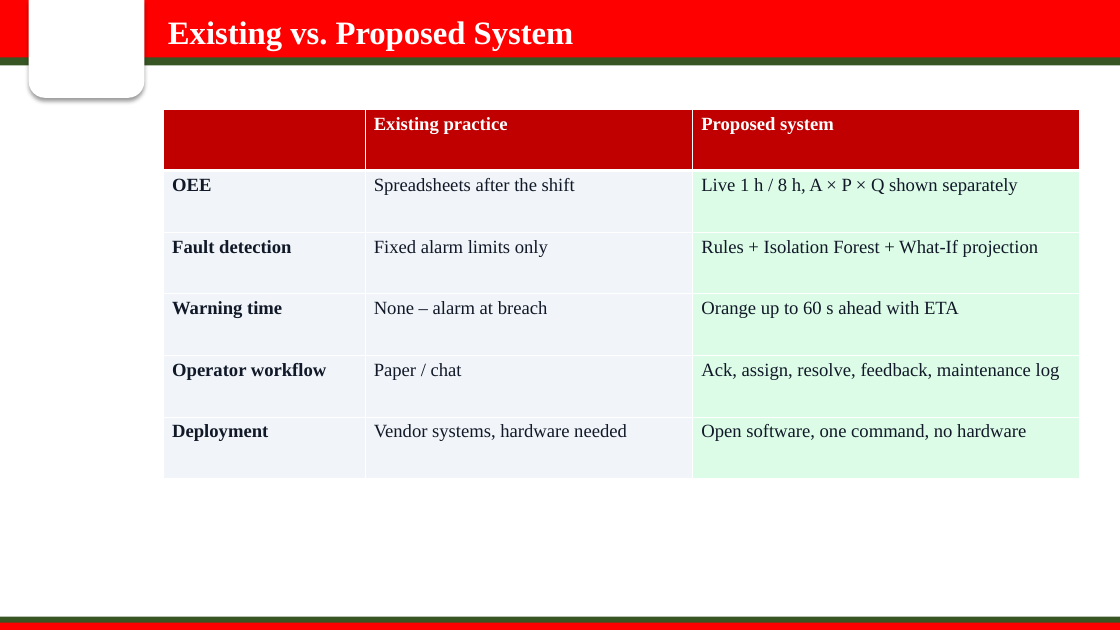
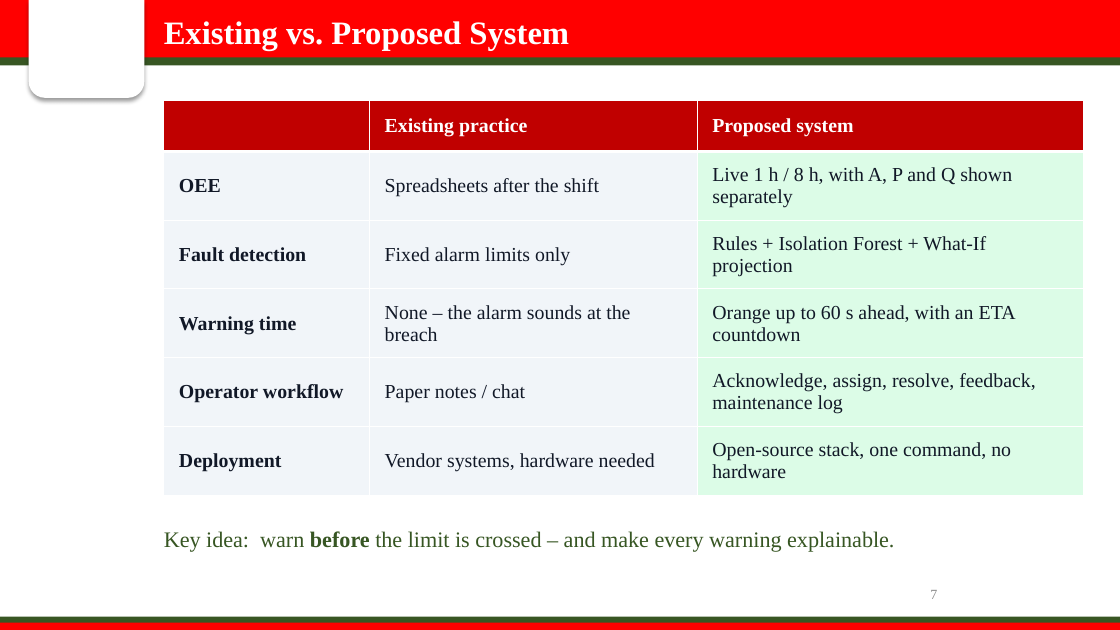
Before and after one commit to sanika-2811/oee-smart-factory, a slide deck: slide 7 of presentation/OEE_Smart_Factory_Presentation.pptx (slide 5 before the commit). Drawn at 1120x630 pixels with LibreOffice and Linux fonts; fonts in the diff are those of the drawing; background and template pictures are left out. Boxes give left, top, right and bottom in pixels: in the first picture for what was removed or moved away, otherwise in the second. Text is boxed around its words. In the diff, an @@ line names an element or a change of style, - is before the commit and + after.

```diff
--- a/presentation/OEE_Smart_Factory_Presentation.pptx
+++ b/presentation/OEE_Smart_Factory_Presentation.pptx
@@ text "Existing vs. Proposed System": place and size @@
-text "Existing vs. Proposed System" at (168,21,574,50)
+text "Existing vs. Proposed System" at (164,21,569,50)
@@ table at (164,101,1084,496) @@
-row 2, column 3: Live 1 h / 8 h, A × P × Q shown separately
+row 2, column 3: Live 1 h / 8 h, with A, P and Q shown separately
-row 4, column 2: None – alarm at breach
+row 4, column 2: None – the alarm sounds at the breach
-row 4, column 3: Orange up to 60 s ahead with ETA
+row 4, column 3: Orange up to 60 s ahead, with an ETA countdown
-row 5, column 2: Paper / chat
+row 5, column 2: Paper notes / chat
-row 5, column 3: Ack, assign, resolve, feedback, maintenance log
+row 5, column 3: Acknowledge, assign, resolve, feedback, maintenance log
-row 6, column 3: Open software, one command, no hardware
+row 6, column 3: Open-source stack, one command, no hardware
@@ size 16 to 17 pt in "Existing practice", "Proposed system", "OEE", "Spreadsheets after the shift" and 7 more places @@
@@ table: place and size @@
-table at (164,109,1080,479)
+table at (164,101,1084,496)
@@ text added at (164,531,894,552), 19 pt, text #375623 @@
+Key idea: warn before the limit is crossed – and make every warning explainable.
@@ page number added at (930,590,937,599), 12 pt, text #8C8C8C @@
+7
```
Also in this commit, not shown: 8 other slides changed, 29 slides added, 7 slides removed, 5 other files.
